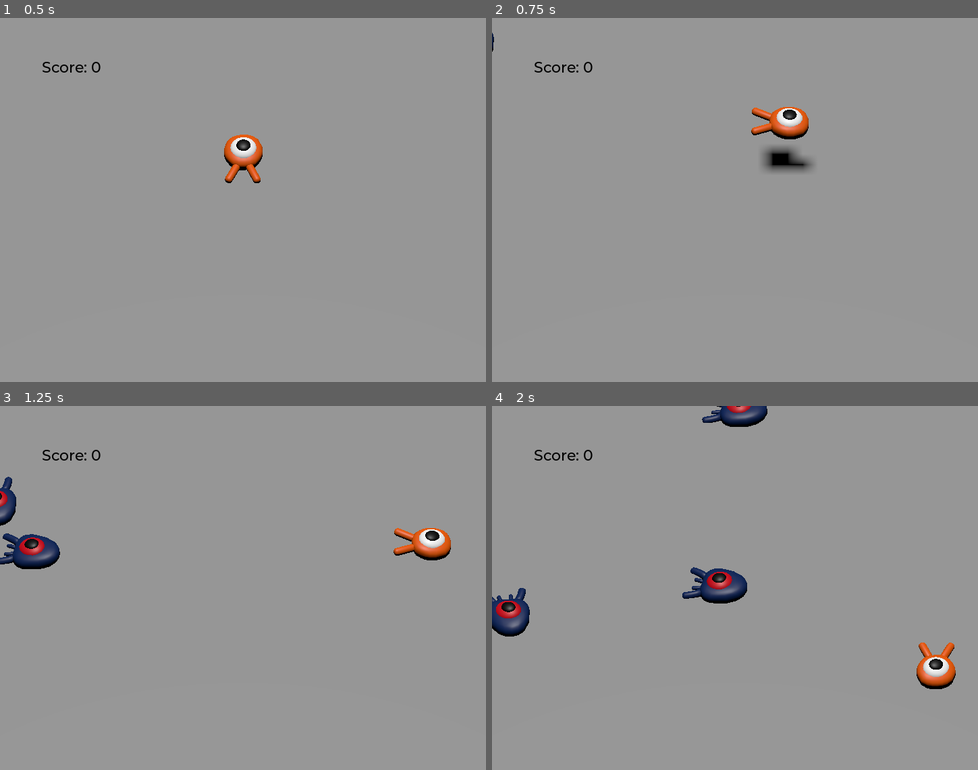
Above: before the commit, frames 1-4 (two rows, left to right).
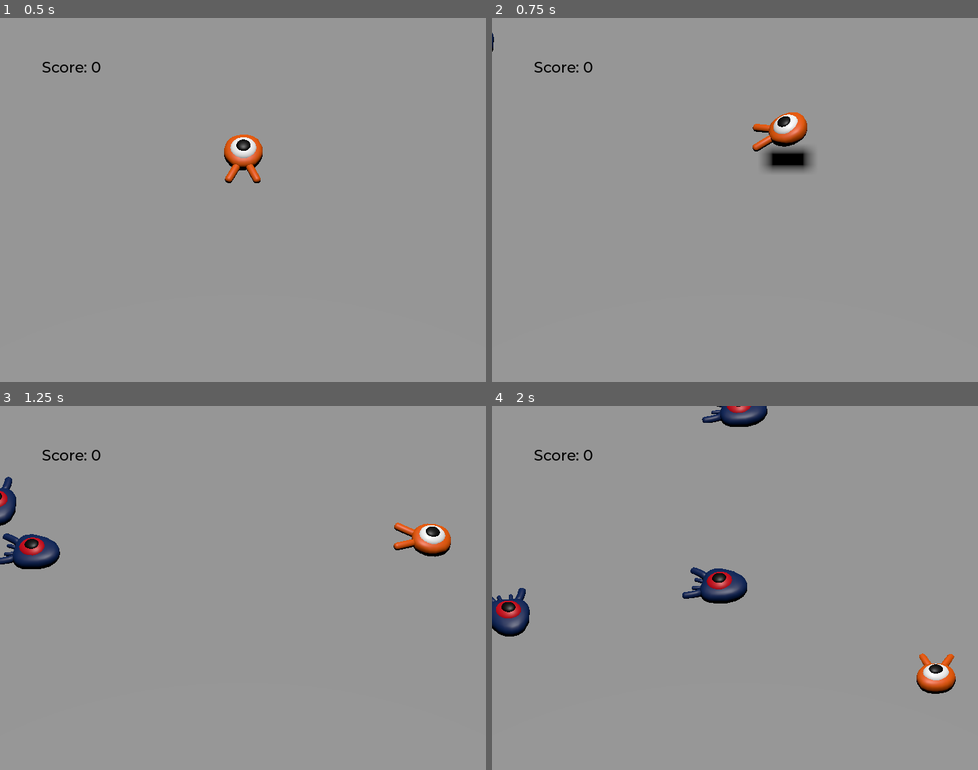
Above: after the commit, the same moments.

Repository: LailaiLand/squash-creeps
Game: Godot game, scene res://main.tscn
Two runs of this game, one before a commit and one after it. Both use one fixed random seed, a clock stepped at 60 frames per second and the inputs below.
Inputs:
- Up to frame 1 (0.5 s): no input
- Up to frame 2 (0.75 s): tap Enter (ui_accept) at 0.5 s; hold D (move_right) from 0.53 s (still down); tap Space (jump) at 0.6 s
- Up to frame 3 (1.25 s): keep holding D (move_right); tap Space (jump) at 0.77, 1.07 s
- Up to frame 4 (2 s): release D (move_right) at 1.28 s; hold S (move_back) from 1.28 s (still down); tap Space (jump) at 1.35, 1.52, 1.82 s

Frame 1 is identical in both runs. In frame 2, 1.1% of the frame differs, in the area x 53-67%, y 24-41%; in frame 3, 0.8%; in frame 4, 0.8%.

Commit message:
Jump rotation
I hate maths when it's just spewed at me. I really need to do some basic research about geometry and physics.
Also added speed scaling to the animation when moving.

Diff:
--- a/player.gd
+++ b/player.gd
@@ -33,6 +33,10 @@
 		direction = direction.normalized()
 		# henter looking_at så fysikkmotor kan kalkulere rotering
 		$Pivot.basis = Basis.looking_at(direction)
+		#bytter animasjonshastighet når vi beveger oss
+		$AnimationPlayer.speed_scale = 4
+	else:
+		$AnimationPlayer.speed_scale = 1
 
 	# fart på bakken, basert på retning og fart deklarert i toppen
 	target_velocity.x = direction.x * speed
@@ -41,6 +45,8 @@
 	#hopping
 	if is_on_floor() and Input.is_action_just_pressed("jump"):
 		target_velocity.y = jump_impulse
+	# hopperotasjon
+	$Pivot.rotation.x = PI / 6 * velocity.y / jump_impulse
 
 	# dettefart. Litt usikker hva i delta som blir lest, når det bare er forskjeller?
 	if not is_on_floor(): # artig at det er egen deteksjon for
